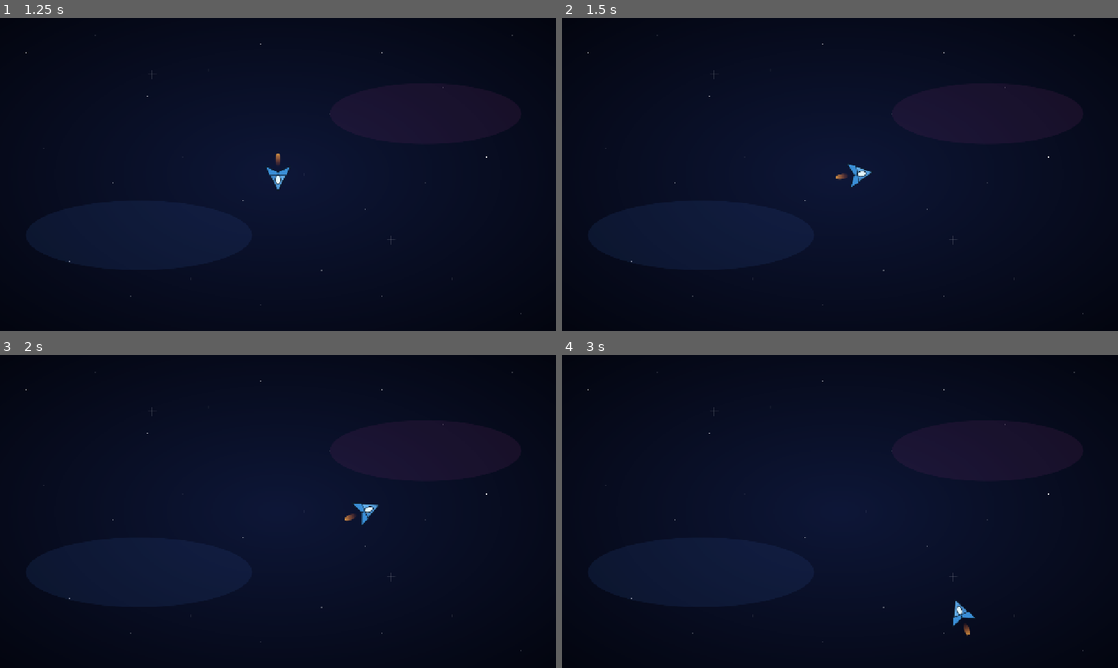
Above: before the commit, frames 1-4 (two rows, left to right).
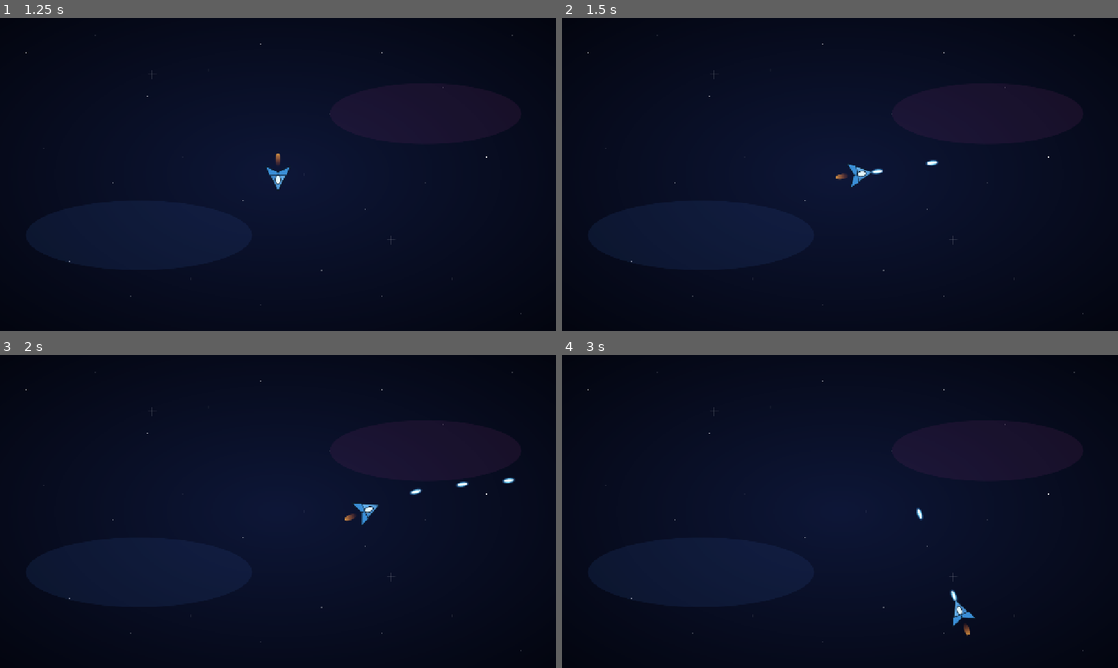
Above: after the commit, the same moments.

Repository: carlomigueldy/stellar-drift
Game: Godot game, scene res://main.tscn
Two runs of this game, one before a commit and one after it. Both use one fixed random seed, a clock stepped at 60 frames per second and the inputs below.
Inputs (mouse positions are in pixels of both pictures, inside the frame that each line leads up to):
- Up to frame 1 (1.25 s): click "Start" at 0.5 s
- Up to frame 2 (1.5 s): tap Enter at 1.25 s; move the mouse to (962, 158) at 1.27 s; press the mouse at (962, 158) at 1.28 s; hold D (move_right) from 1.28 s (still down)
- Up to frame 3 (2 s): keep holding D (move_right)
- Up to frame 4 (3 s): move the mouse to (728, 527) at 2.02 s; release D (move_right) at 2.03 s; release the mouse at (728, 527) at 2.03 s; hold S (move_down) 2.03-2.78 s; click (728, 527) at 2.1 s; move the mouse to (895, 442) at 2.77 s; press the mouse at (895, 442) at 2.78 s; hold D (move_right) from 2.78 s (still down)

Frame 1 is identical in both runs. In frame 2, less than 0.1% of the frame differs, in the area x 55-68%, y 45-50%; in frame 3, 0.1%, in the area x 73-93%, y 39-45%; in frame 4, less than 0.1%.

Commit message:
feat: player shooting with rate-limited bullets

Diff:
--- a/scenes/actors/Player.tscn
+++ b/scenes/actors/Player.tscn
@@ -1,7 +1,8 @@
-[gd_scene load_steps=4 format=3]
+[gd_scene load_steps=5 format=3]
 
 [ext_resource type="Script" path="res://scripts/Player.gd" id="1_player"]
 [ext_resource type="Texture2D" path="res://assets/sprites/player.svg" id="2_tex"]
+[ext_resource type="PackedScene" path="res://scenes/actors/PlayerBullet.tscn" id="3_bullet"]
 
 [sub_resource type="CircleShape2D" id="PlayerShape"]
 radius = 28.0
@@ -10,6 +11,7 @@
 collision_layer = 2
 collision_mask = 1
 script = ExtResource("1_player")
+bullet_scene = ExtResource("3_bullet")
 
 [node name="Sprite" type="Sprite2D" parent="."]
 texture = ExtResource("2_tex")
--- /dev/null
+++ b/scenes/actors/PlayerBullet.tscn
@@ -0,0 +1,18 @@
+[gd_scene load_steps=4 format=3]
+
+[ext_resource type="Script" path="res://scripts/PlayerBullet.gd" id="1_pb"]
+[ext_resource type="Texture2D" path="res://assets/sprites/player_bullet.svg" id="2_tex"]
+
+[sub_resource type="CircleShape2D" id="PBShape"]
+radius = 6.0
+
+[node name="PlayerBullet" type="Area2D"]
+collision_layer = 4
+collision_mask = 9
+script = ExtResource("1_pb")
+
+[node name="Sprite" type="Sprite2D" parent="."]
+texture = ExtResource("2_tex")
+
+[node name="CollisionShape2D" type="CollisionShape2D" parent="."]
+shape = SubResource("PBShape")
--- a/scripts/Player.gd
+++ b/scripts/Player.gd
@@ -5,13 +5,17 @@
 @export var speed: float = 320.0
 @export var accel: float = 1800.0
 @export var friction: float = 1500.0
+@export var fire_rate: float = 0.18
+@export var bullet_scene: PackedScene
 @export var max_hp: int = 3
 @export var invuln_time: float = 0.6
 
 @onready var sprite: Sprite2D = $Sprite
+@onready var muzzle: Marker2D = $Muzzle
 
 var hp: int = 3
 var _invuln: float = 0.0
+var _shoot_cooldown: float = 0.0
 
 func _ready() -> void:
 	hp = max_hp
@@ -20,6 +24,7 @@
 
 func _physics_process(delta: float) -> void:
 	_invuln = maxf(0.0, _invuln - delta)
+	_shoot_cooldown = maxf(0.0, _shoot_cooldown - delta)
 
 	var input_dir := Input.get_vector("move_left", "move_right", "move_up", "move_down")
 	if input_dir.length() > 0.0:
@@ -29,6 +34,18 @@
 	move_and_slide()
 
 	look_at(get_global_mouse_position())
+
+	if Input.is_action_pressed("shoot") and _shoot_cooldown <= 0.0:
+		_shoot()
+		_shoot_cooldown = fire_rate
+
+func _shoot() -> void:
+	if bullet_scene == null:
+		return
+	var b: Node2D = bullet_scene.instantiate()
+	b.global_position = muzzle.global_position
+	b.rotation = rotation
+	get_parent().add_child(b)
 
 func take_damage(amount: int = 1) -> void:
 	if _invuln > 0.0:
--- /dev/null
+++ b/scripts/PlayerBullet.gd
@@ -0,0 +1,29 @@
+extends Area2D
+
+@export var speed: float = 900.0
+@export var lifetime: float = 1.2
+@export var damage: int = 1
+
+var _time_alive: float = 0.0
+
+func _ready() -> void:
+	body_entered.connect(_on_body_entered)
+	area_entered.connect(_on_area_entered)
+
+func _physics_process(delta: float) -> void:
+	position += Vector2.RIGHT.rotated(rotation) * speed * delta
+	_time_alive += delta
+	if _time_alive >= lifetime:
+		queue_free()
+
+func _on_body_entered(body: Node) -> void:
+	_try_hit(body)
+	queue_free()
+
+func _on_area_entered(area: Area2D) -> void:
+	_try_hit(area)
+	queue_free()
+
+func _try_hit(node: Node) -> void:
+	if node.has_method("take_damage"):
+		node.take_damage(damage)
